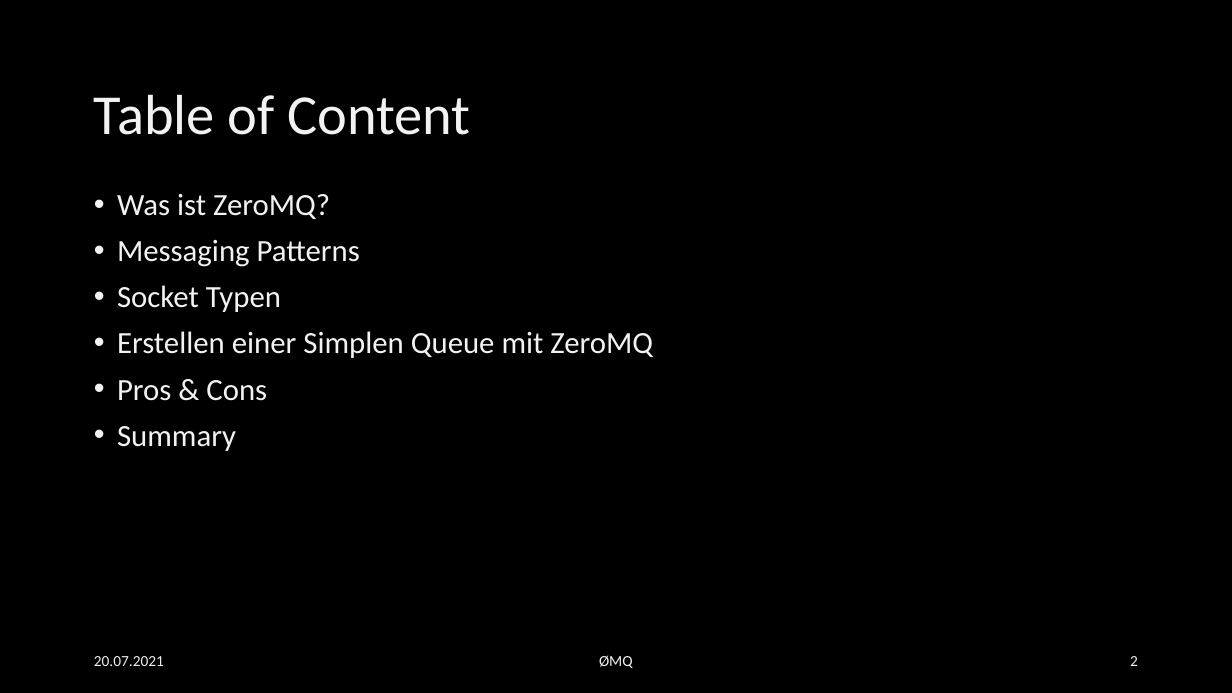
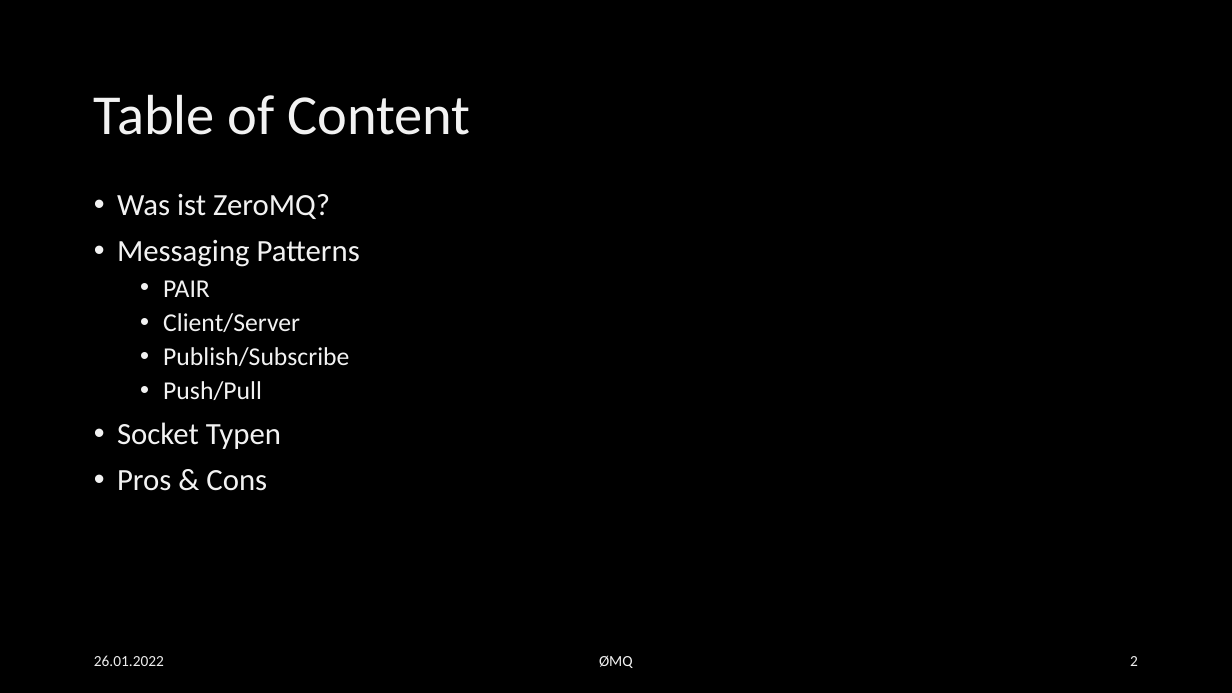
Before and after one commit to EsstBananeImEi/python_kurs, a slide deck: slide 2 of Materialien/Powerpoint/Einfuehrung in ZMQ.pptx. Drawn at 1232x693 pixels with LibreOffice and Linux fonts; fonts in the diff are those of the drawing; background and template pictures are left out. Boxes give left, top, right and bottom in pixels: in the first picture for what was removed or moved away, otherwise in the second. Text is boxed around its words. In the diff, an @@ line names an element or a change of style, - is before the commit and + after.

```diff
--- a/Materialien/Powerpoint/Einfuehrung in ZMQ.pptx
+++ b/Materialien/Powerpoint/Einfuehrung in ZMQ.pptx
@@ text at (163, 280, 349, 400): paragraphs added @@
+  • PAIR
+  • Client/Server
+  • Publish/Subscribe
+  • Push/Pull
@@ text at (117, 331, 653, 358): paragraph removed @@
-• Erstellen einer Simplen Queue mit ZeroMQ
@@ text at (117, 426, 236, 451): paragraph removed @@
-• Summary
@@ text at (94, 655, 164, 666): text changed @@
-20.07.2021
+26.01.2022
```
Also in this commit, not shown: 5 other slides changed, 4 slides added, 1 slide removed, 23 other files.
